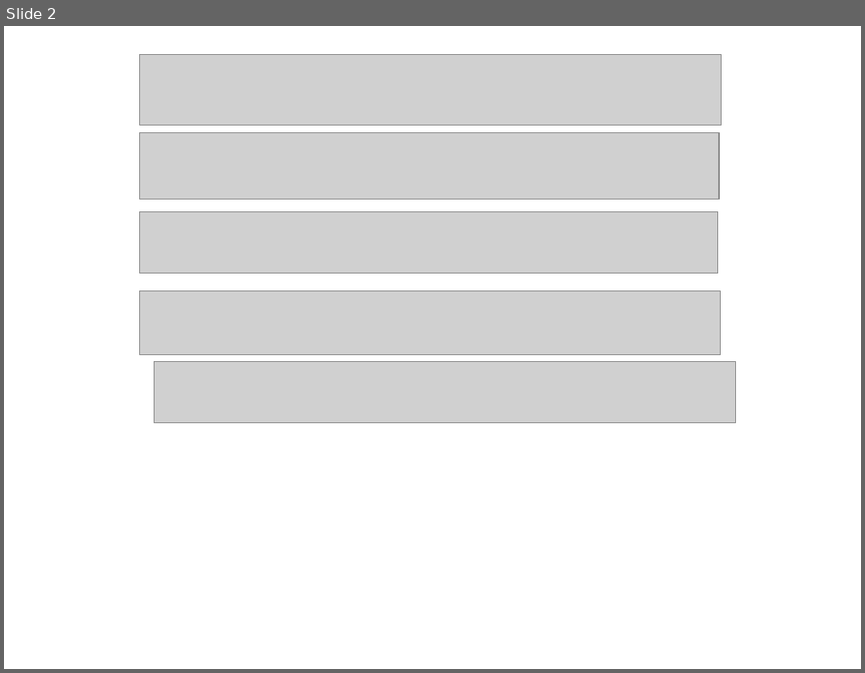
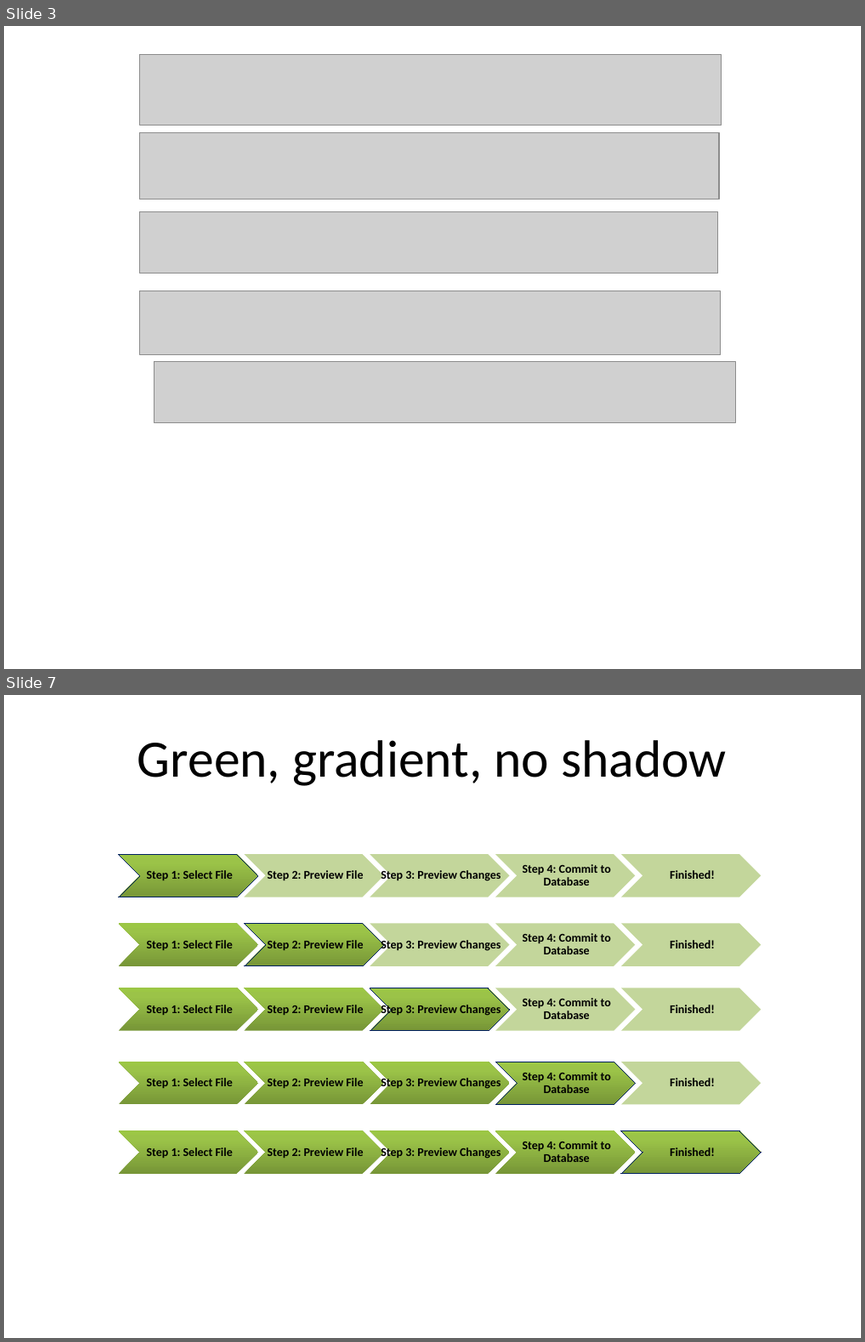
Before and after one commit to jrwalsh/CycTools, a slide deck: Images/ImportProgressionSource.pptx. Shown one above the other, each under a label of ours: slide 2 before the commit, slides 3 and 7 after it; the slides between them are not shown. The pictures are 865x673 and 865x1342 pixels, drawn with LibreOffice and Linux fonts; fonts in the diff are those of the drawing; grey boxes stand for pictures. Boxes give left, top, right and bottom in pixels: in the first picture for what was removed or moved away, otherwise in the second. Text is boxed around its words. In the diff, an @@ line names an element or a change of style, - is before the commit and + after.

Commit message:
Feature #1610 Static image "breadcrumbs" added to import tool to help show what step the user is on for each screen.  Includes original ppt file used to generate the images.

```diff
--- a/Images/ImportProgressionSource.pptx
+++ b/Images/ImportProgressionSource.pptx
@@ slide 7 added at [4, 695, 861, 1338], background #FFFFFF @@
@@ text added at [137, 740, 726, 786], 44 pt, text #000000 @@
+Green, gradient, no shadow
@@ group added at [119, 854, 760, 897]: 5 chevrons, 5 texts @@
+Step 1: Select File
+Step 2: Preview File
+Step 3: Preview Changes
+Step 4: Commit to Database
+Finished!
@@ group added at [119, 923, 760, 966]: 5 chevrons, 5 texts @@
+Step 1: Select File
+Step 2: Preview File
+Step 3: Preview Changes
+Step 4: Commit to Database
+Finished!
@@ group added at [119, 988, 760, 1031]: 5 chevrons, 5 texts @@
+Step 1: Select File
+Step 2: Preview File
+Step 3: Preview Changes
+Step 4: Commit to Database
+Finished!
@@ group added at [119, 1061, 760, 1105]: 5 chevrons, 5 texts @@
+Step 1: Select File
+Step 2: Preview File
+Step 3: Preview Changes
+Step 4: Commit to Database
+Finished!
@@ group added at [119, 1130, 760, 1173]: 5 chevrons, 5 texts @@
+Step 1: Select File
+Step 2: Preview File
+Step 3: Preview Changes
+Step 4: Commit to Database
+Finished!
@@ what was slide 2 is now slide 3 @@
```
Also in this commit, not shown: 5 other slides added, 6 other files.
